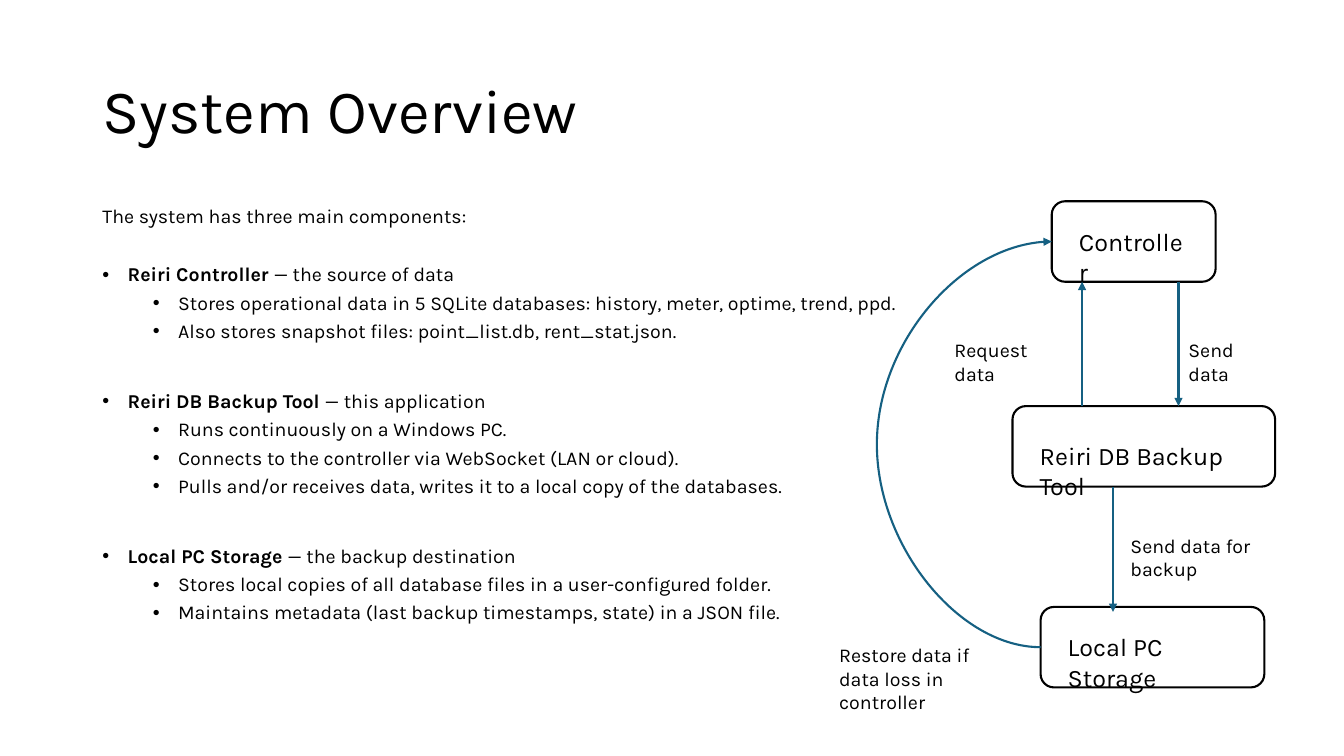
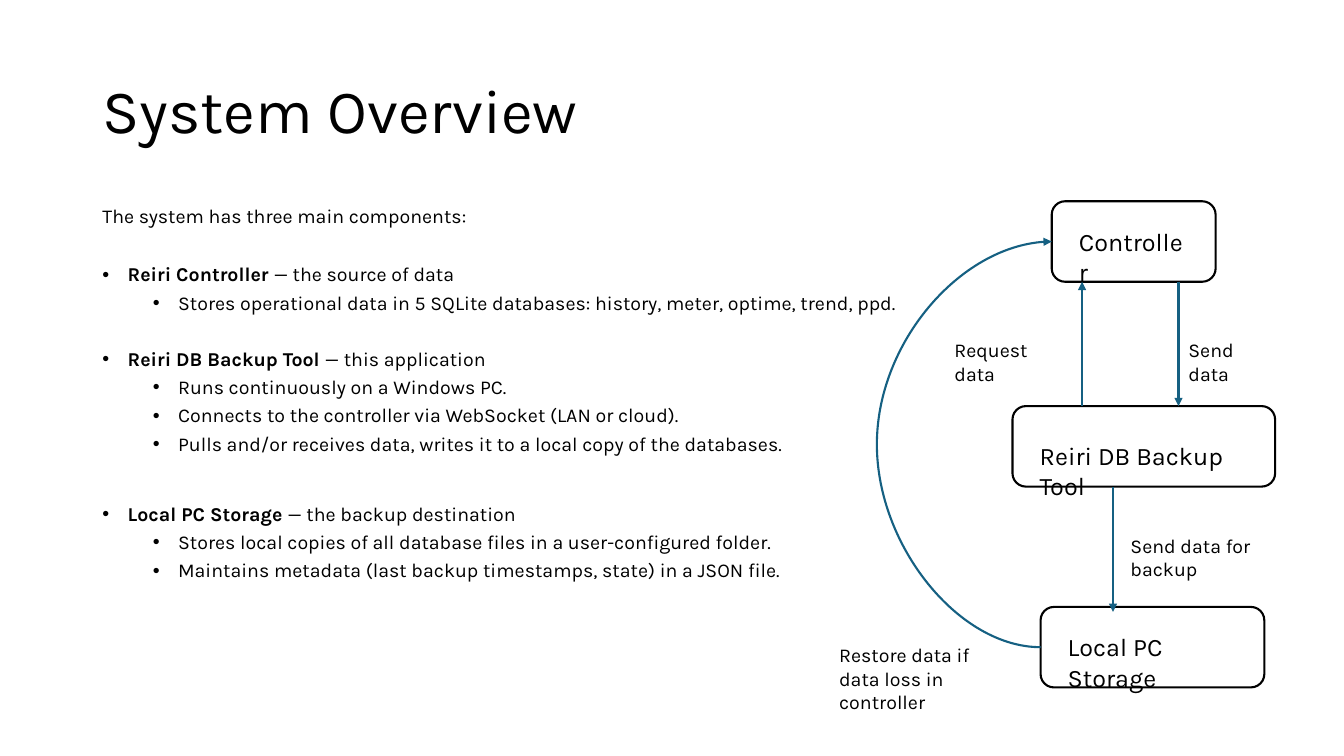
Before and after one commit to ReiriDevelopment/reiri_db_backup_tool, a slide deck: slide 4 of Reiri DB Backup Tool - System Design.pptx. Drawn at 1344x756 pixels with LibreOffice and Linux fonts; fonts in the diff are those of the drawing. Boxes give left, top, right and bottom in pixels: in the first picture for what was removed or moved away, otherwise in the second. Text is boxed around its words. In the diff, an @@ line names an element or a change of style, - is before the commit and + after.

```diff
--- a/Reiri DB Backup Tool - System Design.pptx
+++ b/Reiri DB Backup Tool - System Design.pptx
@@ text at <box>178,324,676,343</box>: paragraph removed @@
-  • Also stores snapshot files: point_list.db, rent_stat.json.
```
Also in this commit, not shown: 1 other slide changed, 54 other files.
